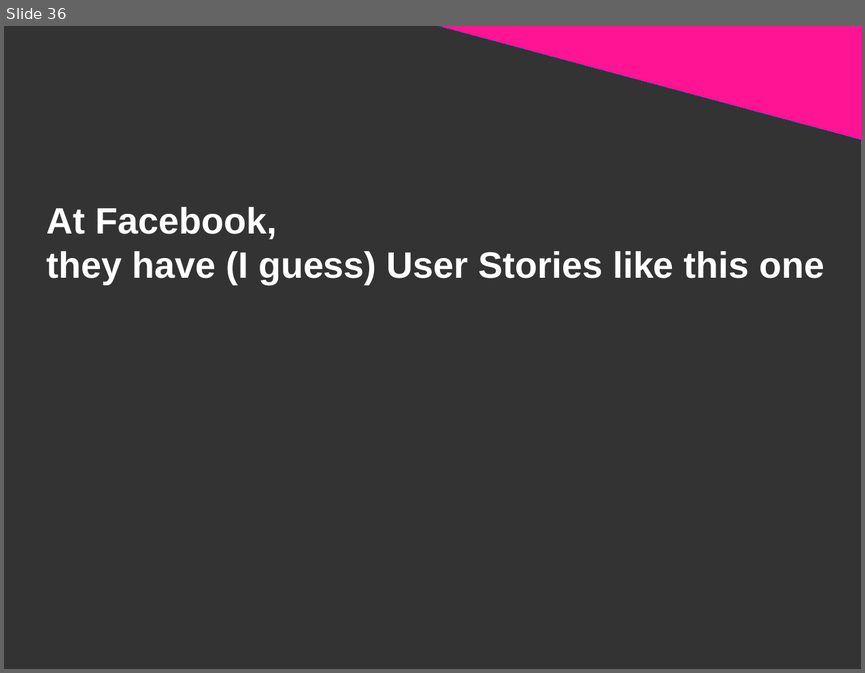
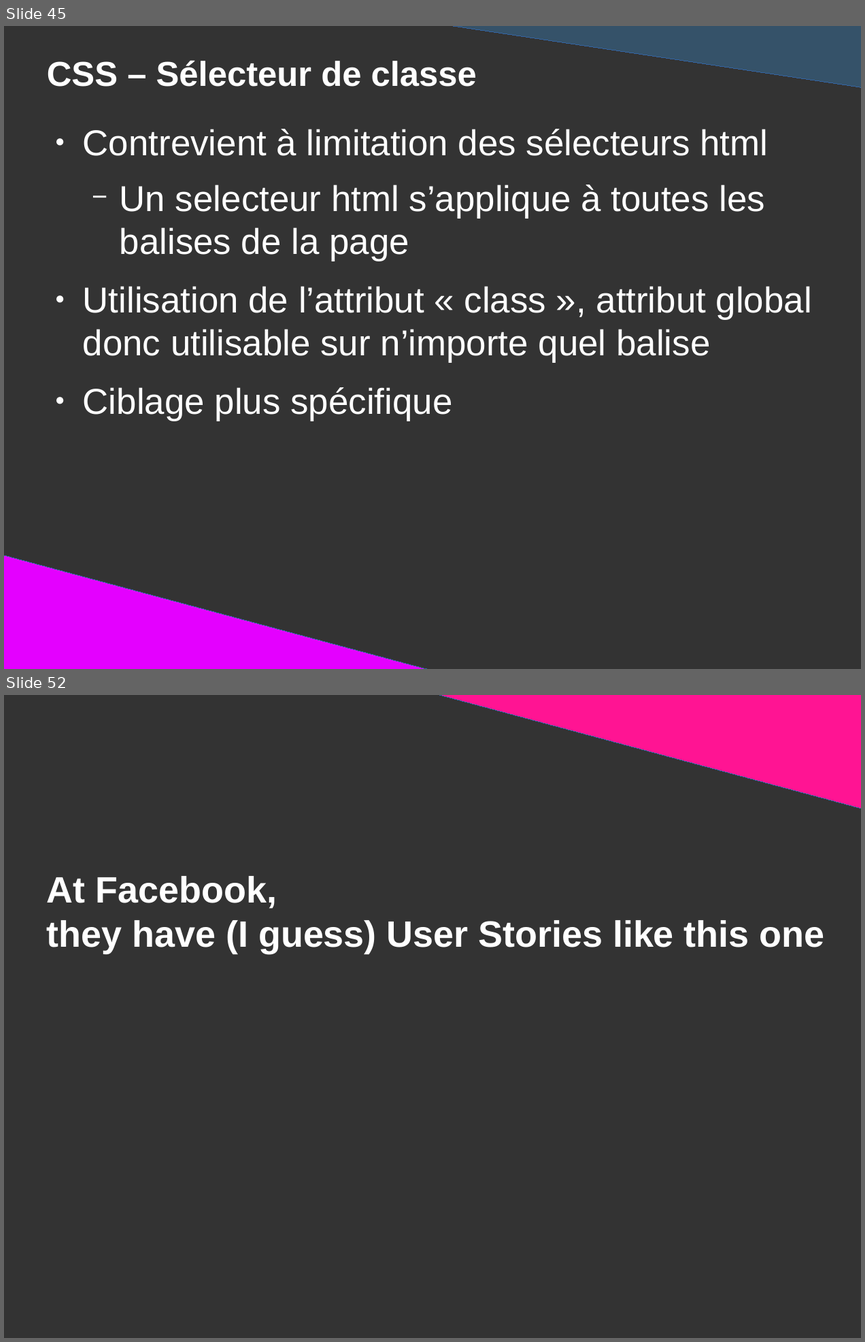
Before and after one commit to DanYellow/presentations, a slide deck: mmi/html/presentation.odp. Shown one above the other, each under a label of ours: slide 36 before the commit, slides 45 and 52 after it; the slides between them are not shown. The pictures are 865x673 and 865x1342 pixels, drawn with LibreOffice and Linux fonts; fonts in the diff are those of the drawing. Boxes give left, top, right and bottom in pixels: in the first picture for what was removed or moved away, otherwise in the second. Text is boxed around its words. In the diff, an @@ line names an element or a change of style, - is before the commit and + after.

Commit message:
Add slides for inline and block tag in mmi's html class

```diff
--- a/mmi/html/presentation.odp
+++ b/mmi/html/presentation.odp
@@ slide 45 added at bbox=[4, 26, 861, 669], background #333333 @@
@@ right triangle added at bbox=[422, 26, 861, 88], fill #355269, outline #3465A4 0 pt @@
@@ title added at bbox=[47, 60, 477, 87], 32 pt, text #FFFFFF, bold @@
+CSS – Sélecteur de classe
@@ text added at bbox=[83, 129, 812, 421], 33.3 pt, text #FFFFFF @@
+● Contrevient à limitation des sélecteurs html
+  − Un selecteur html s’applique à toutes les balises de la page
+● Utilisation de l’attribut « class », attribut global donc utilisable sur n’importe quel balise
+● Ciblage plus spécifique
@@ right triangle added at bbox=[4, 554, 447, 669], fill #E400FF, outline #3465A4 0 pt @@
@@ what was slide 36 is now slide 52 @@
```
Also in this commit, not shown: 2 slides changed, 16 other slides added, 1 slide removed, 15 other files.
